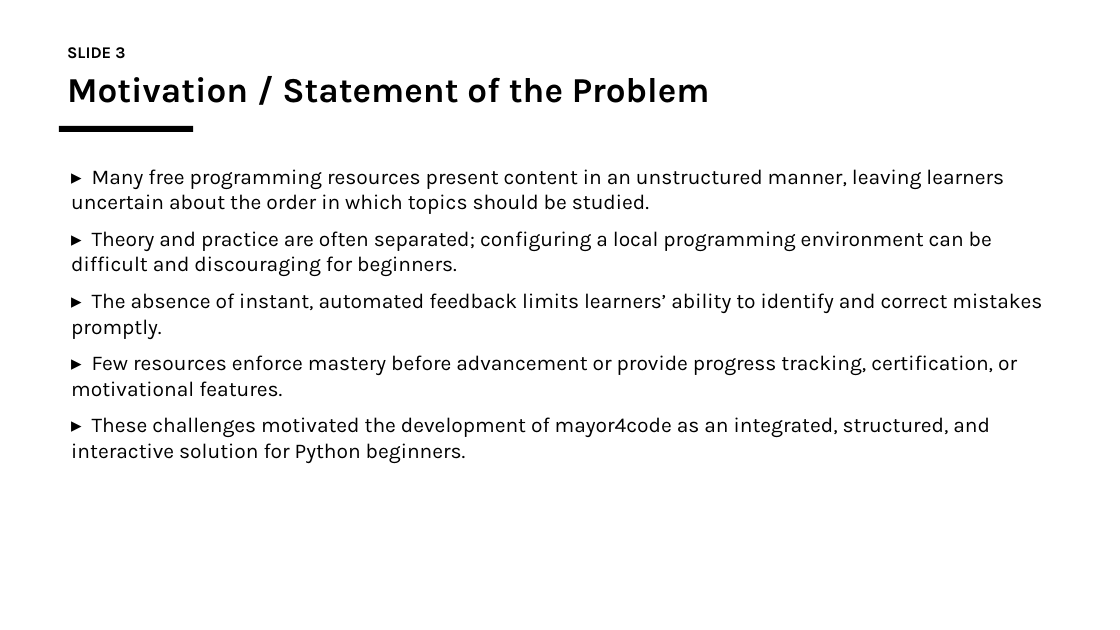
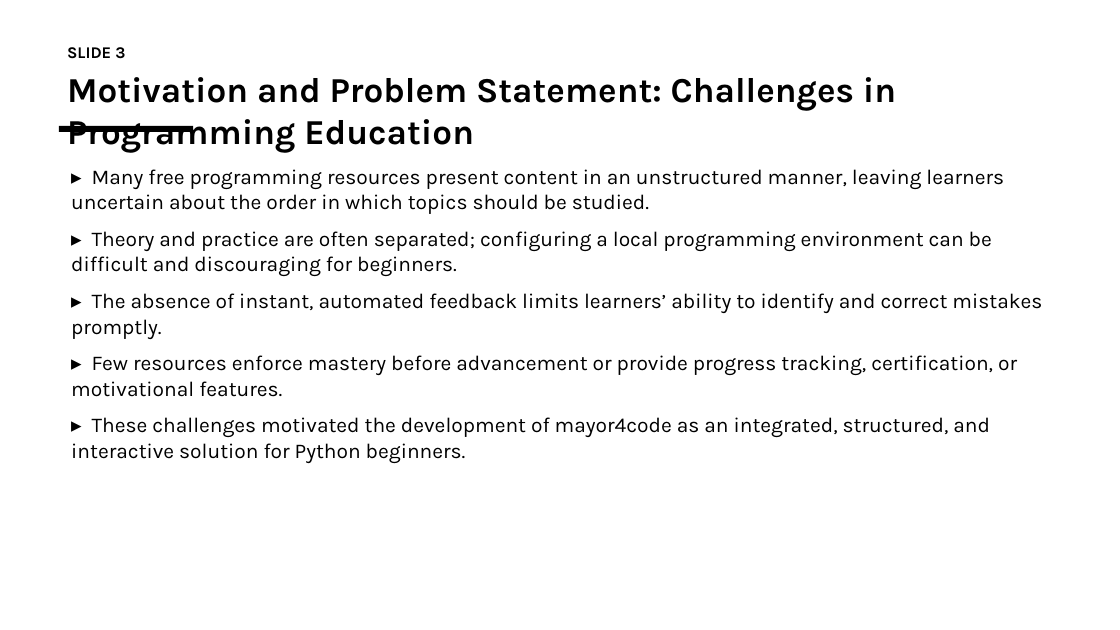
Before and after one commit to charlesfame33-web/IDS, a slide deck: slide 3 of mayor4code_Defence_Slides.pptx. Drawn at 1120x630 pixels with LibreOffice and Linux fonts; fonts in the diff are those of the drawing. Boxes give left, top, right and bottom in pixels: in the first picture for what was removed or moved away, otherwise in the second. Text is boxed around its words. In the diff, an @@ line names an element or a change of style, - is before the commit and + after.

```diff
--- a/mayor4code_Defence_Slides.pptx
+++ b/mayor4code_Defence_Slides.pptx
@@ text at (x1=67, y1=77, x2=896, y2=153): text changed @@
-Motivation / Statement of the Problem
+Motivation and Problem Statement: Challenges in Programming Education
```
Also in this commit, not shown: 7 other slides changed, 1 slide added, 1 slide removed, 7 other files.
